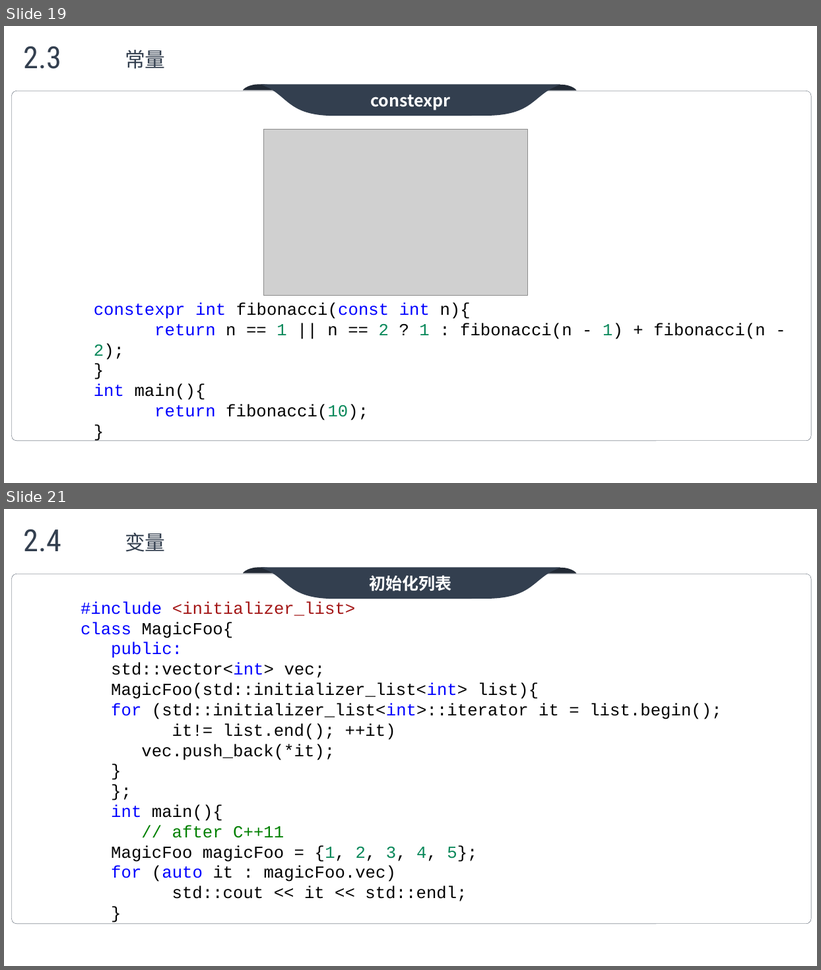
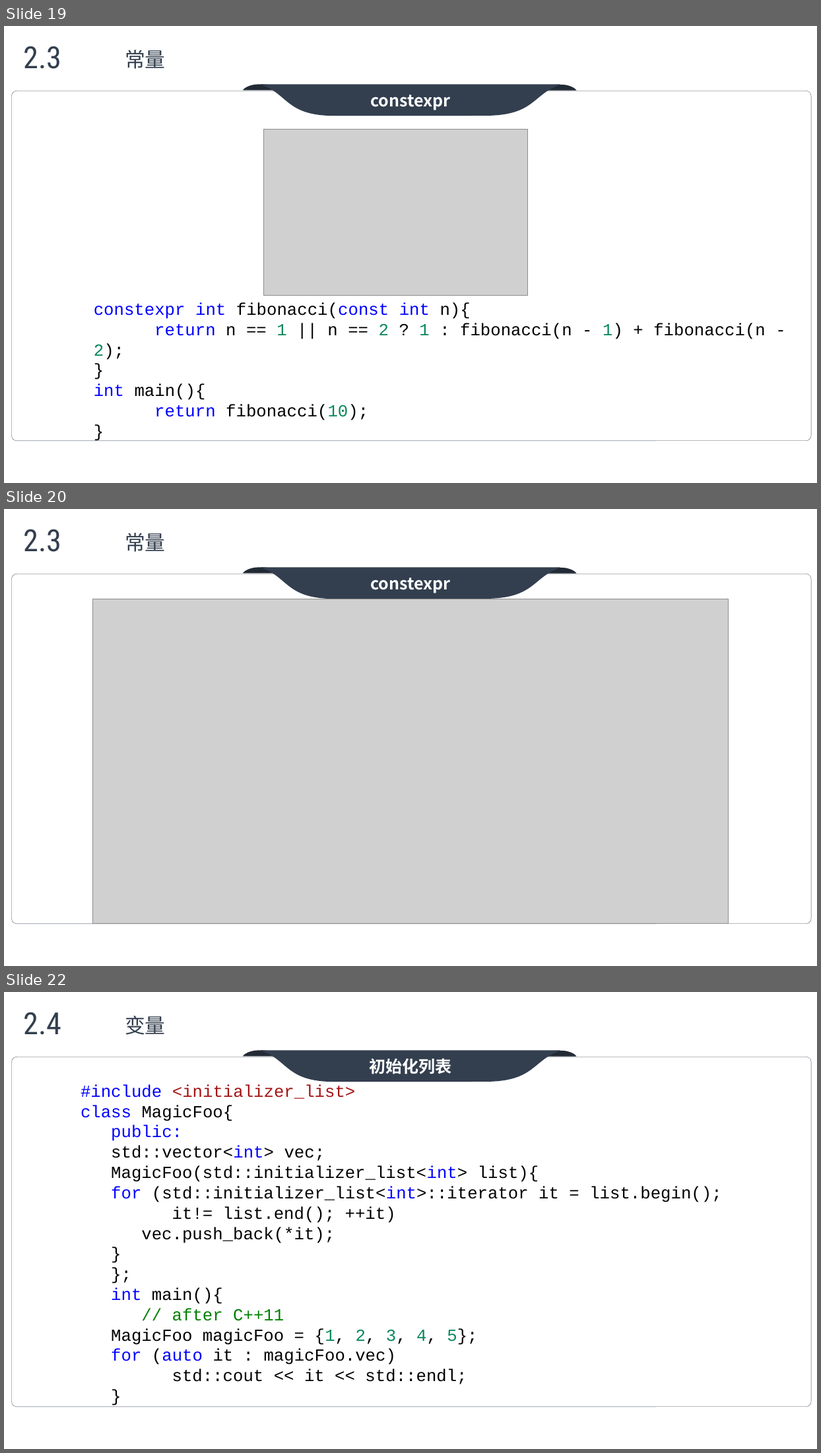
Before and after one commit to max4sharing/modern_cpp, a slide deck: C++11.pptx. Shown one above the other, each under a label of ours: slides 19 and 21 before the commit, slides 19, 20 and 22 after it; the slides between them are not shown. The pictures are 821x970 and 821x1453 pixels, drawn with LibreOffice and Linux fonts; fonts in the diff are those of the drawing; grey boxes stand for pictures; background and template pictures are left out. Boxes give left, top, right and bottom in pixels: in the first picture for what was removed or moved away, otherwise in the second. Text is boxed around its words. In the diff, an @@ line names an element or a change of style, - is before the commit and + after.

```diff
--- a/C++11.pptx
+++ b/C++11.pptx
@@ slide 20 added at bbox=[4, 509, 817, 966], background picture (left out) @@
@@ text added at bbox=[23, 529, 61, 552], 36 pt, text #333F4F @@
+2.3
@@ text added at bbox=[125, 533, 166, 552], 24 pt, text #333F4F @@
+常量
@@ group added at bbox=[12, 568, 812, 923]: 3 freeform shapes, 1 rounded rectangle @@
+constexpr
@@ picture added at bbox=[93, 599, 729, 923] @@
@@ what was slide 21 is now slide 22 @@
```
Also in this commit, not shown: 8 slides changed, 2 other files.
